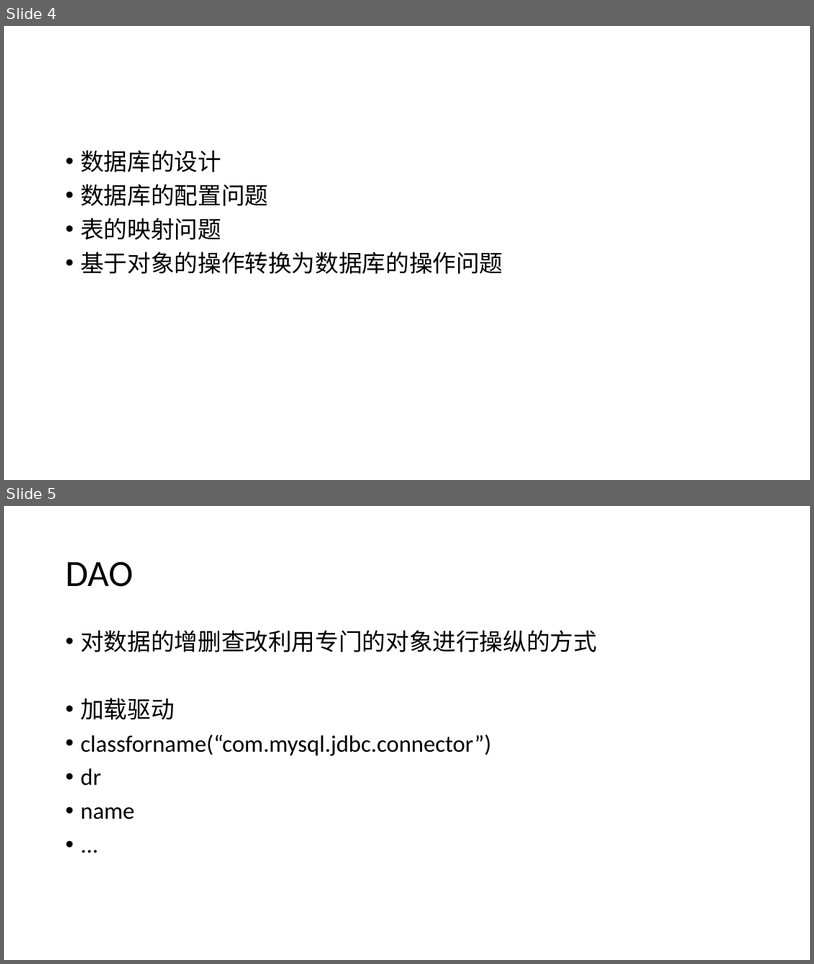
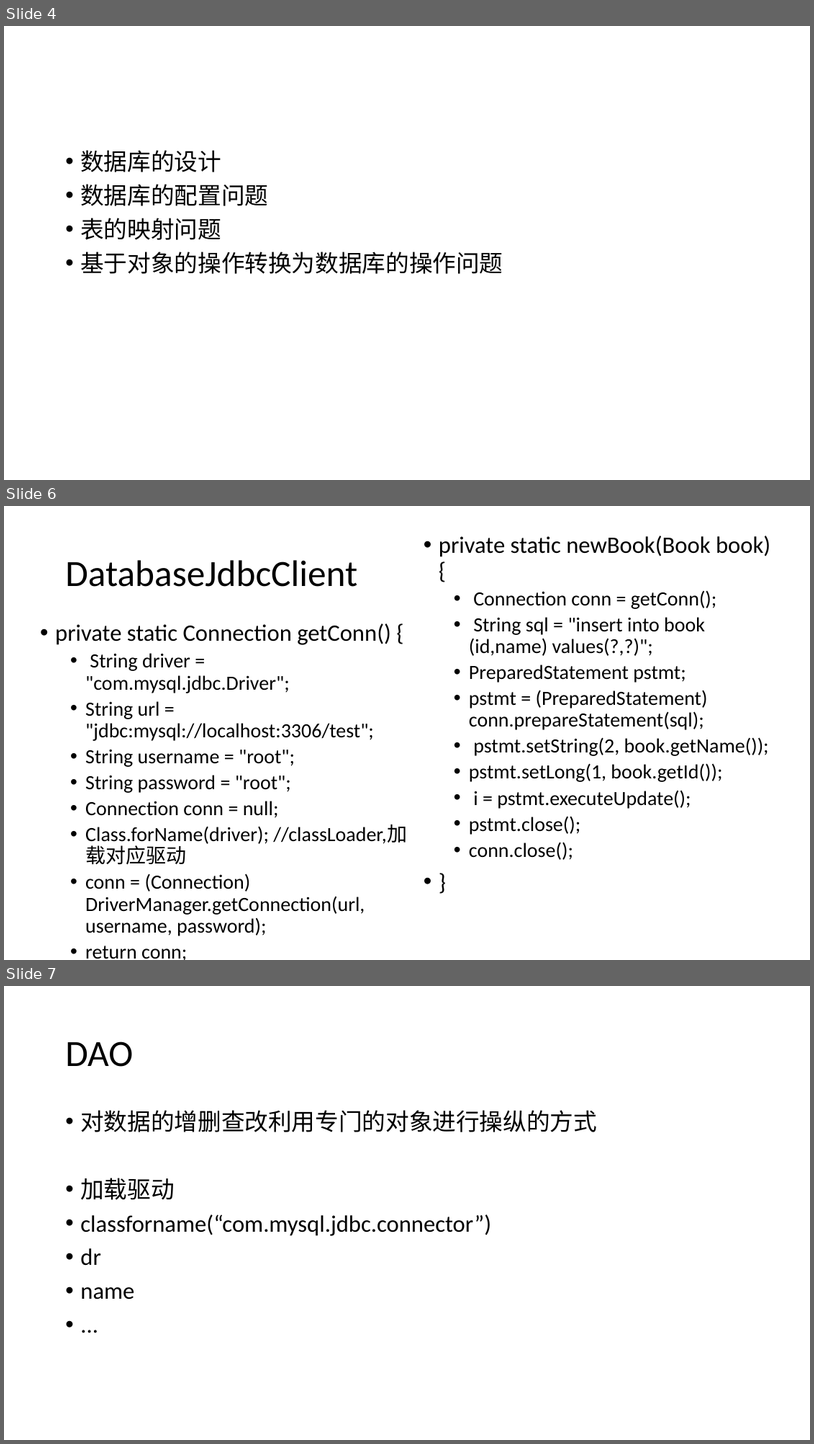
Before and after one commit to liangshanhero/sa, a slide deck: sa/文档/2019 软件体系结构（08）：ORM DAO模式.pptx. Shown one above the other, each under a label of ours: slides 4 and 5 before the commit, slides 4, 6 and 7 after it; the slides between them are not shown. The pictures are 814x964 and 814x1444 pixels, drawn with LibreOffice and Linux fonts; fonts in the diff are those of the drawing. Boxes give left, top, right and bottom in pixels: in the first picture for what was removed or moved away, otherwise in the second. Text is boxed around its words. In the diff, an @@ line names an element or a change of style, - is before the commit and + after.

```diff
--- a/sa/文档/2019 软件体系结构（08）：ORM DAO模式.pptx
+++ b/sa/文档/2019 软件体系结构（08）：ORM DAO模式.pptx
@@ slide 6 added at <box>4,506,810,960</box>, background #FFFFFF @@
@@ text added at <box>439,536,771,860</box>, 24 pt, text #000000 @@
+• private static newBook(Book book) {
+  • Connection conn = getConn();
+  • String sql = "insert into book (id,name) values(?,?)";
+  • PreparedStatement pstmt;
+  • pstmt = (PreparedStatement) conn.prepareStatement(sql);
+  • pstmt.setString(2, book.getName());
+  • pstmt.setLong(1, book.getId());
+  • i = pstmt.executeUpdate();
+  • pstmt.close();
+  • conn.close();
+• }
@@ title added at <box>65,560,358,587</box>, 44 pt, text #000000 @@
+DatabaseJdbcClient
@@ text added at <box>55,623,407,936</box>, 24 pt, text #000000 @@
+• private static Connection getConn() {
+  • String driver = "com.mysql.jdbc.Driver";
+  • String url = "jdbc:mysql://localhost:3306/test";
+  • String username = "root";
+  • String password = "root";
+  • Connection conn = null;
+  • Class.forName(driver); //classLoader,加载对应驱动
+  • conn = (Connection) DriverManager.getConnection(url, username, password);
+  • return conn;
+• }
@@ what was slide 5 is now slide 7 @@
```
Also in this commit, not shown: 2 other slides added, 1 other file.
